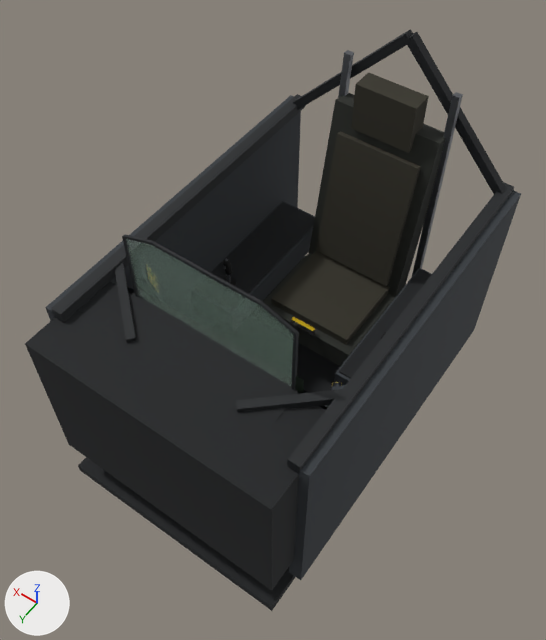
Before and after pictures for a commit that changed the glTF model assets/models/cockpit_modern.glb.
Rendered twice from a 50 mm camera at (-1.13, 2.0, 2.04) aimed at (0.0, 0.42, -0.44). The axes (+X, +Y, +Z) are drawn at lower left. The lights are the same throughout. The picture after the commit comes second. Where no turn or scale is listed for an object, it has been applied to the vertices.

Names of what the first picture shows: 'cushion_94', 'cushion_96', 'cushion_97', 'dark_71', 'dark_73', 'dark_78', 'dark_82', 'dark_83', 'frame_76', 'frame_80', 'hud_glass_69', 'metal_98', 'metal_99', 'panel_grey_75', 'panel_grey_77', 'panel_grey_79', 'panel_grey_81', 'seat_93', 'seat_95', 'yellow_538' and 13 more.
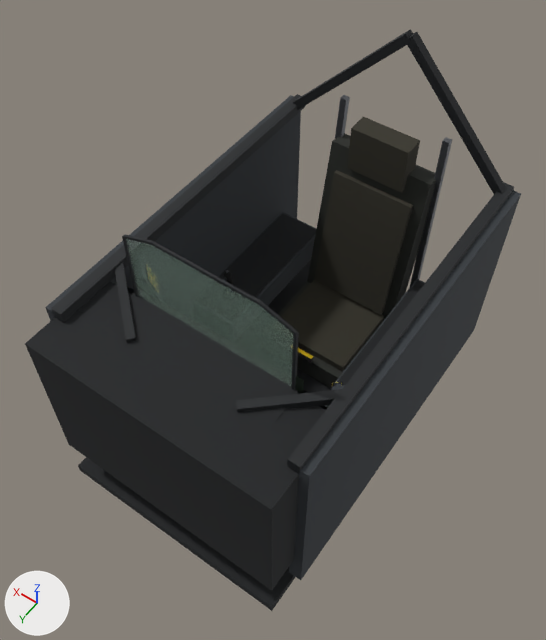
What differs and where, as boxes (x1, y1, x2, y2) in the pictures (546 x 640 px):
'cushion_96', moved: before (316, 131, 421, 286); after (314, 170, 413, 315)
'cushion_94', moved: before (272, 251, 390, 345); after (281, 280, 384, 372)
'seat_95', moved: before (309, 93, 446, 298); after (307, 133, 436, 321)
'cushion_97', moved: before (351, 72, 429, 153); after (347, 117, 420, 193)
'dark_82', moved: before (211, 202, 315, 294); after (219, 214, 316, 298)
'seat_93', moved: before (263, 253, 406, 366); after (278, 282, 370, 388)
'panel_grey_81', moved: before (210, 201, 315, 301); after (218, 212, 316, 306)
'dark_78', moved: before (339, 270, 431, 379); after (338, 280, 424, 385)
'metal_98', moved: before (412, 92, 463, 276); after (410, 137, 452, 287)
'metal_99', moved: before (338, 50, 354, 98); after (335, 95, 350, 139)
'panel_grey_77', moved (mostly hidden): before (334, 268, 432, 386); after (334, 279, 425, 386)
'yellow_538', moved: before (292, 317, 315, 331); after (298, 348, 313, 359)

The change, as a diff of the scene's bpy script:
```diff
--- a/assets/models/cockpit_modern.glb.py
+++ b/assets/models/cockpit_modern.glb.py
@@ ob_yellow_538 @@
 ob_yellow_538 = bpy.data.objects.new('yellow_538', me_mesh_123)
-ob_yellow_538.location = (0.0, 0.181, -0.717)
+ob_yellow_538.location = (0.0, 0.181, -0.937)
@@ ob_cushion_94 @@
 ob_cushion_94.parent = ob_cockpit
-ob_cushion_94.location = (0.0, -0.08, -0.745)
+ob_cushion_94.location = (0.0, -0.08, -0.965)
 ob_cushion_94.scale = (0.42, 0.44, 0.05)
@@ ob_cushion_96 @@
 ob_cushion_96.parent = ob_cockpit
-ob_cushion_96.location = (0.0, -0.3, -0.38)
+ob_cushion_96.location = (0.0, -0.3, -0.6)
 ob_cushion_96.rotation_euler = (0.18, 0.0, 0.0)  # degrees (10, 0, 0)
@@ ob_cushion_97 @@
 ob_cushion_97.parent = ob_cockpit
-ob_cushion_97.location = (0.0, -0.4, 0.1)
+ob_cushion_97.location = (0.0, -0.4, -0.12)
 ob_cushion_97.scale = (0.28, 0.1, 0.22)
@@ ob_dark_78 @@
 ob_dark_78.parent = ob_cockpit
-ob_dark_78.location = (-0.4, -0.02, -0.667)
+ob_dark_78.location = (-0.4, -0.02, -0.747)
 ob_dark_78.scale = (0.22, 0.72, 0.01)
@@ ob_dark_82 @@
 ob_dark_82.parent = ob_cockpit
-ob_dark_82.location = (0.4, -0.02, -0.667)
+ob_dark_82.location = (0.4, -0.02, -0.747)
 ob_dark_82.scale = (0.22, 0.72, 0.01)
@@ ob_metal_98 @@
 ob_metal_98.parent = ob_cockpit
-ob_metal_98.location = (-0.26, -0.435, -0.315)
+ob_metal_98.location = (-0.26, -0.435, -0.535)
 ob_metal_98.rotation_euler = (1.633, 0.0177, 0.0)  # degrees (94, 1, 0)
@@ ob_metal_99 @@
 ob_metal_99.parent = ob_cockpit
-ob_metal_99.location = (0.26, -0.435, -0.315)
+ob_metal_99.location = (0.26, -0.435, -0.535)
 ob_metal_99.rotation_euler = (1.633, -0.0177, 0.0)  # degrees (94, -1, 0)
@@ ob_panel_grey_77 @@
 ob_panel_grey_77.parent = ob_cockpit
-ob_panel_grey_77.location = (-0.4, -0.02, -0.74)
+ob_panel_grey_77.location = (-0.4, -0.02, -0.82)
 ob_panel_grey_77.scale = (0.24, 0.75, 0.14)
@@ ob_panel_grey_81 @@
 ob_panel_grey_81.parent = ob_cockpit
-ob_panel_grey_81.location = (0.4, -0.02, -0.74)
+ob_panel_grey_81.location = (0.4, -0.02, -0.82)
 ob_panel_grey_81.scale = (0.24, 0.75, 0.14)
@@ ob_seat_93 @@
 ob_seat_93.parent = ob_cockpit
-ob_seat_93.location = (0.0, -0.08, -0.82)
+ob_seat_93.location = (0.0, -0.08, -1.04)
 ob_seat_93.scale = (0.5, 0.52, 0.12)
@@ ob_seat_95 @@
 ob_seat_95.parent = ob_cockpit
-ob_seat_95.location = (0.0, -0.36, -0.36)
+ob_seat_95.location = (0.0, -0.36, -0.58)
 ob_seat_95.rotation_euler = (0.18, 0.0, 0.0)  # degrees (10, 0, 0)
```
